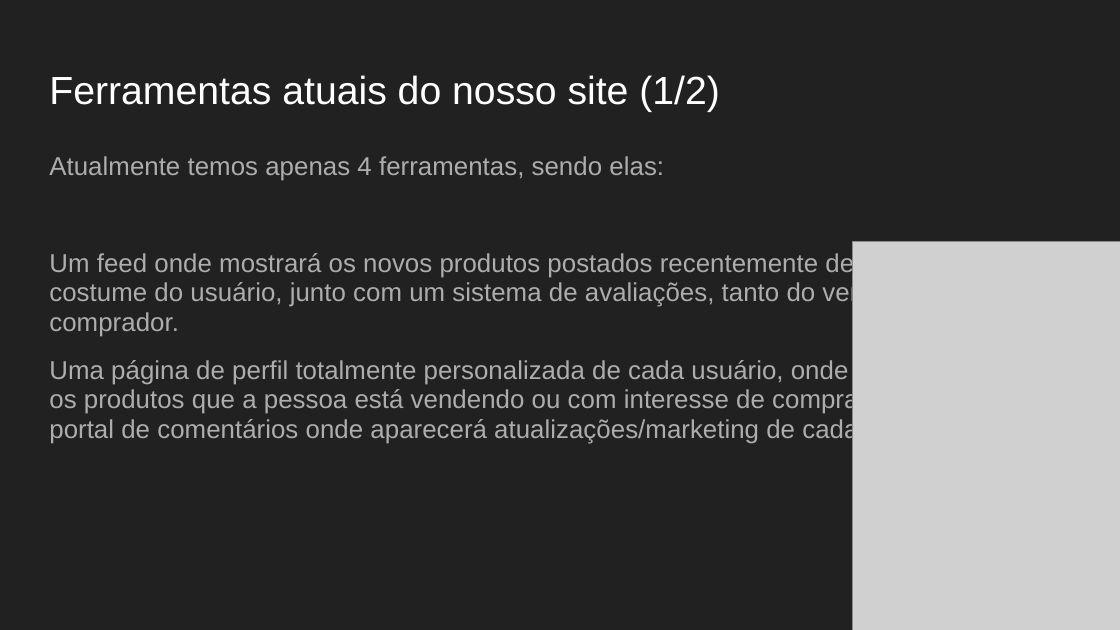
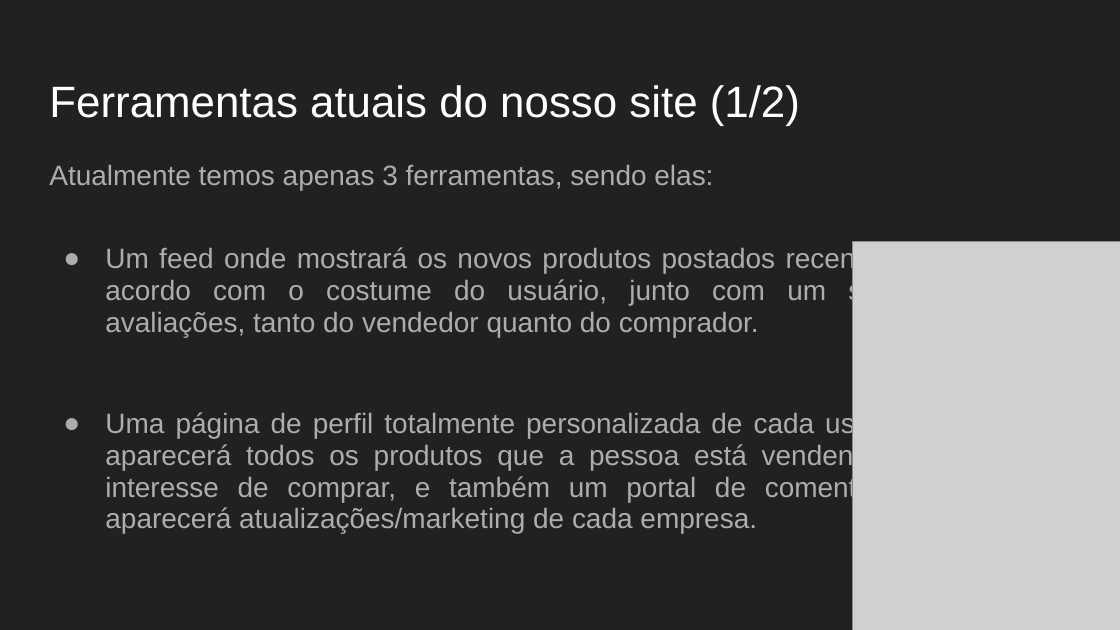
Before and after one commit to ProjetoMatin/SiteAtt, a slide deck: slide 3 of arquivoTCA/Mat-In.pptx. Drawn at 1120x630 pixels with LibreOffice and Linux fonts; fonts in the diff are those of the drawing; grey boxes stand for pictures. Boxes give left, top, right and bottom in pixels: in the first picture for what was removed or moved away, otherwise in the second. Text is boxed around its words. In the diff, an @@ line names an element or a change of style, - is before the commit and + after.

```diff
--- a/arquivoTCA/Mat-In.pptx
+++ b/arquivoTCA/Mat-In.pptx
@@ title "Ferramentas atuais do nosso site ...": place and size @@
-title "Ferramentas atuais do nosso site ..." at [49,75,720,112]
+title "Ferramentas atuais do nosso site ..." at [49,85,800,126]
@@ title "Ferramentas atuais do nosso site ..." at [49,85,800,126]: size 25.2 to 28.2 pt @@
@@ text "Atualmente temos apenas 3 ferramentas, ...": place and size @@
-text "Atualmente temos apenas 3 ferramentas, ..." at [49,156,930,444]
+text "Atualmente temos apenas 3 ferramentas, ..." at [49,164,957,534]
@@ text at [49,164,713,190]: text changed; size 16.6 to 18 pt @@
-Atualmente temos apenas 4 ferramentas, sendo elas:
+Atualmente temos apenas 3 ferramentas, sendo elas:
@@ text at [105,246,957,337]: size 16.6 to 18 pt in "Um feed onde mostrará os novos produtos ..."; alignment left to justified; bullet none to ● @@
@@ text at [105,411,925,534]: text changed; size 16.6 to 18 pt @@
-Uma página de perfil totalmente personalizada de cada usuário, onde aparecerá todos os produtos que a pessoa está vendendo ou com interesse de comprar, e também um portal de comentários onde aparecerá atualizações/marketing de cada empresa
+● Uma página de perfil totalmente personalizada de cada usuário, onde aparecerá todos os produtos que a pessoa está vendendo ou com interesse de comprar, e também um portal de comentários onde aparecerá atualizações/marketing de cada empresa.
```
Also in this commit, not shown: 6 other slides changed.
